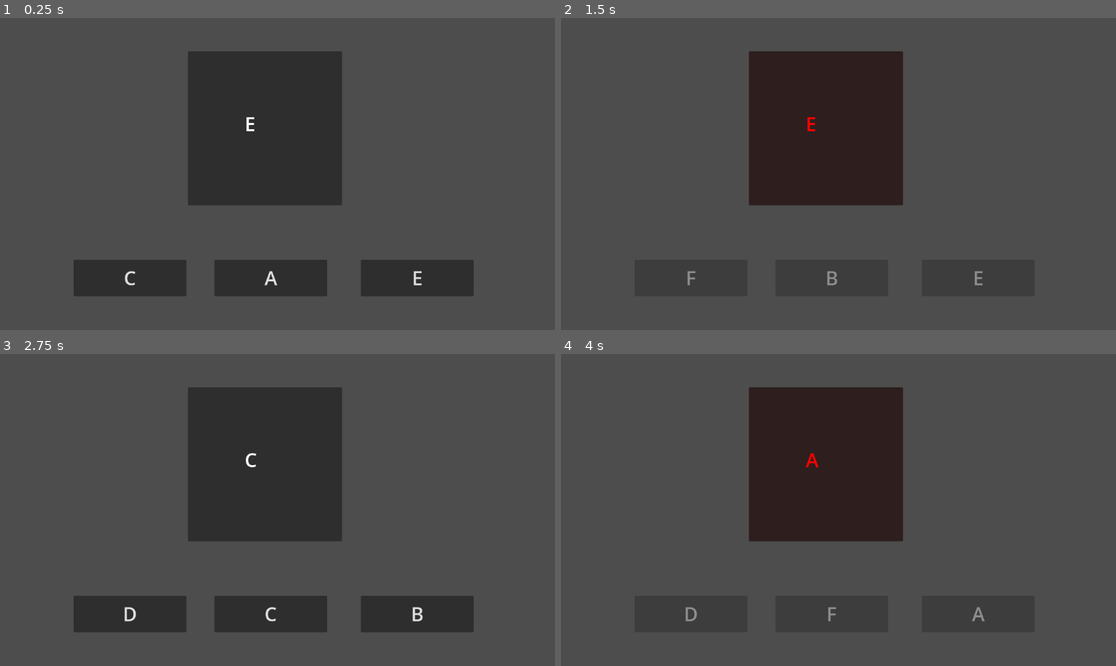
Above: before the commit, frames 1-4 (two rows, left to right).
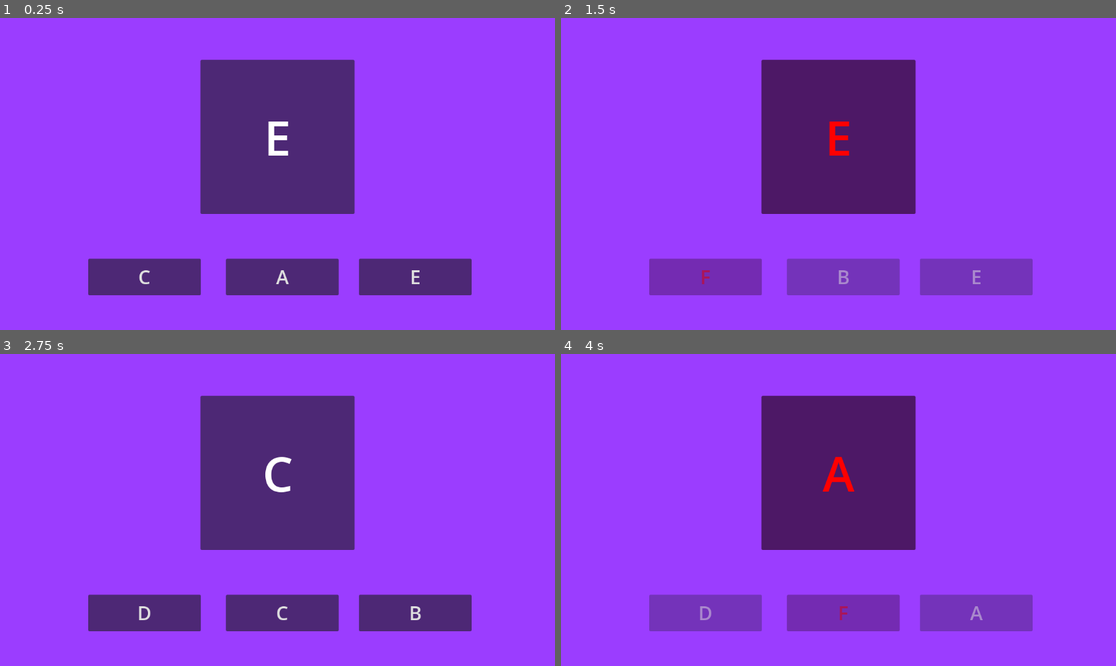
Above: after the commit, the same moments.

Repository: firesmoker/flashcards1
Game: Godot game, scene res://scenes/game.tscn
The game is run twice, just before and just after one commit, with the same random seed, the same clock (stepped at 60 frames per second) and the same inputs. The engine's default icon, where the game draws it, is replaced by a stand-in: a white triangle on a blue panel in a dark square.
Inputs:
- Up to frame 1 (0.25 s): no input
- Up to frame 2 (1.5 s): click "C" at 0.5 s; click "F" at 1.25 s
- Up to frame 3 (2.75 s): click "B" at 2 s
- Up to frame 4 (4 s): click "D" at 2.75 s; click "F" at 3.5 s

The runs differ from the first frame. In frame 1, 100% of the frame differs, in the area x 0-100%, y 0-100%; in frame 2, 100%; in frame 3, 100%; in frame 4, 100%.

Commit message:
making it pretty

Diff:
--- a/scenes/game.tscn
+++ b/scenes/game.tscn
@@ -1,8 +1,11 @@
-[gd_scene load_steps=5 format=3 uid="uid://ltddoqjoj2tw"]
+[gd_scene load_steps=6 format=3 uid="uid://ltddoqjoj2tw"]
 
 [ext_resource type="Script" uid="uid://c07k4f0olalll" path="res://scripts/note_button.gd" id="1_lnu2h"]
 [ext_resource type="Texture2D" uid="uid://exkv15835qj7" path="res://icon.svg" id="1_uwrxv"]
 [ext_resource type="Script" uid="uid://jrd0g2onaav4" path="res://scripts/game_manager.gd" id="2_yqjtg"]
+
+[sub_resource type="StyleBoxFlat" id="StyleBoxFlat_lnu2h"]
+bg_color = Color(0.607093, 0.240481, 1, 1)
 
 [sub_resource type="GDScript" id="GDScript_lnu2h"]
 script/source = "extends Control
@@ -19,6 +22,15 @@
 
 [node name="UI" type="CanvasLayer" parent="."]
 
+[node name="Background" type="Panel" parent="UI"]
+anchors_preset = 15
+anchor_right = 1.0
+anchor_bottom = 1.0
+grow_horizontal = 2
+grow_vertical = 2
+theme_override_styles/panel = SubResource("StyleBoxFlat_lnu2h")
+metadata/_edit_lock_ = true
+
 [node name="NoteButtons" type="Control" parent="UI"]
 layout_mode = 3
 anchors_preset = 0
@@ -28,10 +40,10 @@
 
 [node name="Button" type="Button" parent="UI/NoteButtons"]
 layout_mode = 0
-offset_left = 153.0
-offset_top = 502.0
-offset_right = 387.0
-offset_bottom = 578.0
+offset_left = 183.0
+offset_top = 500.0
+offset_right = 417.0
+offset_bottom = 576.0
 focus_mode = 0
 theme_override_font_sizes/font_size = 40
 text = "C"
@@ -39,10 +51,10 @@
 
 [node name="Button2" type="Button" parent="UI/NoteButtons"]
 layout_mode = 0
-offset_left = 445.0
-offset_top = 502.0
-offset_right = 679.0
-offset_bottom = 578.0
+offset_left = 469.0
+offset_top = 500.0
+offset_right = 703.0
+offset_bottom = 576.0
 focus_mode = 0
 theme_override_font_sizes/font_size = 40
 text = "D"
@@ -50,20 +62,27 @@
 
 [node name="Button3" type="Button" parent="UI/NoteButtons"]
 layout_mode = 0
-offset_left = 749.0
-offset_top = 502.0
-offset_right = 983.0
-offset_bottom = 578.0
+offset_left = 745.0
+offset_top = 500.0
+offset_right = 979.0
+offset_bottom = 576.0
 focus_mode = 0
 theme_override_font_sizes/font_size = 40
 text = "E"
 script = ExtResource("1_lnu2h")
 
 [node name="NoteDisplay" type="Panel" parent="UI"]
-offset_left = 390.0
-offset_top = 69.0
-offset_right = 710.0
-offset_bottom = 389.0
+anchors_preset = 8
+anchor_left = 0.5
+anchor_top = 0.5
+anchor_right = 0.5
+anchor_bottom = 0.5
+offset_left = -160.0
+offset_top = -237.0
+offset_right = 160.0
+offset_bottom = 83.0
+grow_horizontal = 2
+grow_vertical = 2
 
 [node name="TextureRect" type="TextureRect" parent="UI/NoteDisplay"]
 visible = false
@@ -75,13 +94,22 @@
 texture = ExtResource("1_uwrxv")
 
 [node name="NoteName" type="Label" parent="UI/NoteDisplay"]
-layout_mode = 0
-offset_left = 118.0
-offset_top = 123.0
-offset_right = 211.0
-offset_bottom = 201.0
-theme_override_font_sizes/font_size = 40
+layout_mode = 1
+anchors_preset = 8
+anchor_left = 0.5
+anchor_top = 0.5
+anchor_right = 0.5
+anchor_bottom = 0.5
+offset_left = -46.5
+offset_top = -39.0
+offset_right = 46.5
+offset_bottom = 39.0
+grow_horizontal = 2
+grow_vertical = 2
+theme_override_font_sizes/font_size = 100
 text = "A"
+horizontal_alignment = 1
+vertical_alignment = 1
 
 [node name="GameManager" type="Node2D" parent="."]
 unique_name_in_owner = true
--- a/scripts/game_manager.gd
+++ b/scripts/game_manager.gd
@@ -1,4 +1,4 @@
-extends Node2D
+class_name GameManager extends Node2D
 var current_note: String = "A"
 var recieved_note: String
 var notes_bank: Array[String] = ["A","B","C","D","E","F","G",]
@@ -7,6 +7,8 @@
 @onready var note_buttons: Control = $"../UI/NoteButtons"
 var current_note_buttons: Array
 signal ready_for_next_level
+signal success
+signal fail
 
 func _ready() -> void:
 	current_note_buttons = note_buttons.get_children()
@@ -18,13 +20,15 @@
 	note_name.text = current_note
 
 
-func determine_success() -> bool:
+func determine_success(button_pressed: Button) -> bool:
 	if recieved_note == current_note:
-		print("success!")
+		emit_signal("success",true, button_pressed)
+		#print("success!")
 		flash_color(Color.GREEN)
 		return true
 	else:
-		print("fail!")
+		emit_signal("success",false, button_pressed)
+		#print("fail!")
 		flash_color(Color.RED)
 		return false
 
@@ -38,10 +42,11 @@
 			button.mouse_filter = Control.MOUSE_FILTER_STOP
 
 
-func get_user_input(selected_note: String) -> void:
+func get_user_input(selected_note: String, button_pressed: Button) -> void:
+	print(button_pressed)
 	disable_buttons()
 	recieved_note = selected_note
-	determine_success()
+	determine_success(button_pressed)
 	await ready_for_next_level
 	disable_buttons(false)
 	set_level(create_random_level_notes())
--- a/scripts/note_button.gd
+++ b/scripts/note_button.gd
@@ -2,15 +2,28 @@
 
 var _note: String = "A"
 signal note_pressed
-@onready var game_manager: Node2D = %GameManager
+@onready var game_manager: GameManager = %GameManager
 
 func _ready() -> void:
 	connect("note_pressed",game_manager.get_user_input)
 	connect("button_up",press_button)
+	game_manager.success.connect(flash_by_succes)
 
 func change_note(new_note: String = "F") -> void:
 	_note = new_note
 	text = _note
 
 func press_button() -> void:
-	emit_signal("note_pressed",_note)
+	emit_signal("note_pressed",_note, self)
+
+func flash_by_succes(success: bool, button_pressed: Button) -> void:
+	if button_pressed == self:
+		if success:
+			flash_color(Color.GREEN)
+		else:
+			flash_color(Color.RED)
+
+func flash_color(new_color: Color = Color.GREEN, time: float = 0.5) -> void:
+	self.modulate = new_color
+	await get_tree().create_timer(time).timeout
+	self.modulate = Color.WHITE
